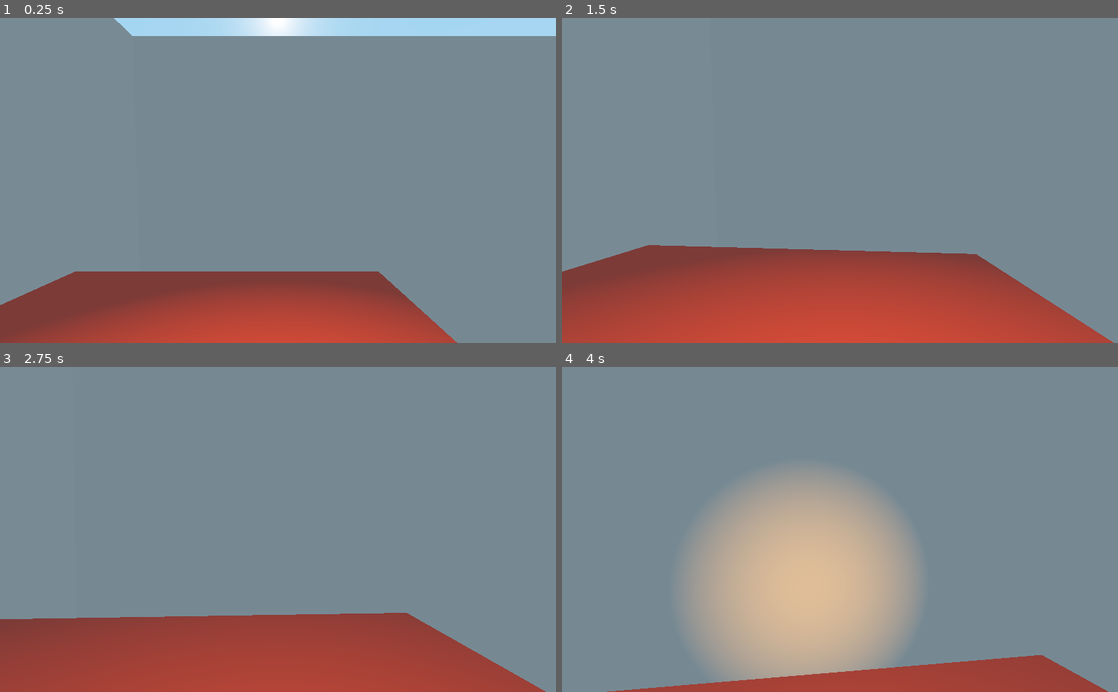
Above: before the commit, frames 1-4 (two rows, left to right).
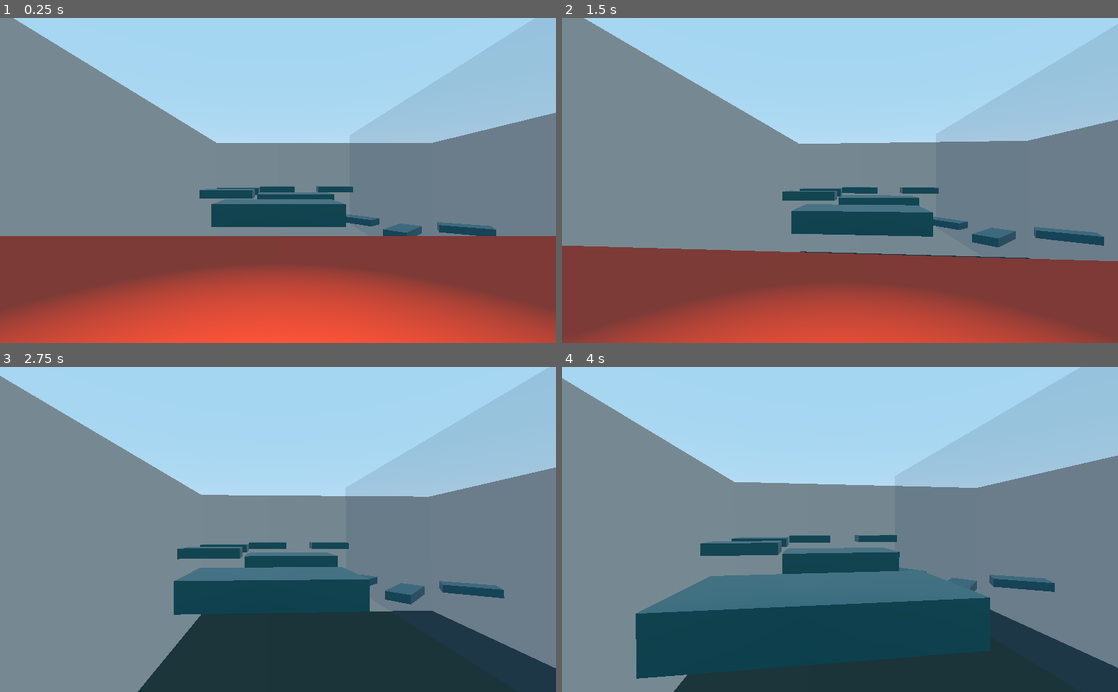
Above: after the commit, the same moments.

Repository: Keiron-Beadle/3TG_Nov_2022
Game: Godot game, scene res://FirstLevel.tscn
Same seed, same stepped clock (60 frames per second), same inputs: the game is played once before the commit and once after it.
Inputs (mouse positions are in pixels of both pictures, inside the frame that each line leads up to):
- Up to frame 1 (0.25 s): no input
- Up to frame 2 (1.5 s): tap Enter at 0.5 s; move the mouse to (867, 180) at 0.52 s; hold Space (jump) 0.53-1.28 s; hold W (forward) from 0.53 s (still down); move the mouse to (812, 180) at 1.27 s; tap Space (jump) at 1.35 s
- Up to frame 3 (2.75 s): keep holding W (forward); tap Space (jump) at 1.52, 1.82 s; move the mouse to (289, 523) at 2.02 s; hold Space (jump) from 2.03 s (still down)
- Up to frame 4 (4 s): keep holding W (forward); move the mouse to (834, 536) at 2.77 s; release Space (jump) at 2.78 s; tap Space (jump) at 2.85, 3.02, 3.32 s; move the mouse to (878, 532) at 3.52 s; hold Space (jump) from 3.53 s (still down)

The runs differ from the first frame. In frame 1, 61% of the frame differs, in the area x 0-100%, y 0-100%; in frame 2, 47%; in frame 3, 61%; in frame 4, 66%.

Commit message:
Level 1 gameplay wise just needs a trigger for end platform to load next level

Diff:
--- a/Game/FirstLevel.tscn
+++ b/Game/FirstLevel.tscn
@@ -41,7 +41,7 @@
 script = ExtResource( 2 )
 
 [node name="Player" type="KinematicBody" parent="."]
-transform = Transform( 1, 0, 0, 0, 1, 0, 0, 0, 1, -71.7463, 16.8741, -13.7261 )
+transform = Transform( -4.37114e-08, 0, -1, 0, 1, 0, 1, 0, -4.37114e-08, -74.7868, 15.1106, -11.1824 )
 script = ExtResource( 1 )
 
 [node name="Main_Collider" type="CollisionShape" parent="Player"]
@@ -117,6 +117,7 @@
 
 [node name="GroundTerrain" type="StaticBody" parent="World/Terrain"]
 transform = Transform( 13, 0, 0, 0, 1, 0, 0, 0, 10, -103.366, 1.30822, -0.127014 )
+collision_layer = 2
 
 [node name="MeshInstance" type="MeshInstance" parent="World/Terrain/GroundTerrain"]
 material_override = SubResource( 16 )
@@ -264,8 +265,8 @@
 [node name="Lights" type="Spatial" parent="."]
 
 [node name="PlayerLight" type="OmniLight" parent="Lights"]
-transform = Transform( 1, 0, 0, 0, 1, 0, 0, 0, 1, -52.7969, 19.9736, -9.60287 )
+transform = Transform( 1, 0, 0, 0, 1, 0, 0, 0, 1, -52.7969, 17.5344, -9.60287 )
 light_color = Color( 0.972549, 0.741176, 0.239216, 1 )
 light_energy = 5.697
 light_specular = 0.0
-omni_range = 7.1179
+omni_range = 4.84307
--- a/Game/Player_Controller.gd
+++ b/Game/Player_Controller.gd
@@ -2,7 +2,7 @@
 #Movement controller thanks to
 #http://www.willdonnelly.net/blog/2021-05-16-godot-airstrafe-controller/
 
-export var jumpImpulse = 2.5
+export var jumpImpulse = 2.7
 export var gravity = -5.0
 export var groundAcceleration = 30.0
 export var groundSpeedLimit = 3.0
@@ -72,7 +72,19 @@
 		self.velocity = restartVelocity
 
 	var point_light = get_node("/root/Spatial/Lights/PlayerLight")
-	point_light.transform.origin = transform.origin
+	point_light.transform.origin.x = transform.origin.x
+	point_light.transform.origin.z = transform.origin.z
+
+	var slide_count = get_slide_count()
+	for i in range(slide_count):
+		var collision = get_slide_collision(i)
+		var collider_layer = collision.collider.get_collision_layer()
+		if collider_layer == 2:
+			self.global_transform = restartTransform
+			self.velocity = restartVelocity
+
+
+
 	pass
 
 func _input(event):
